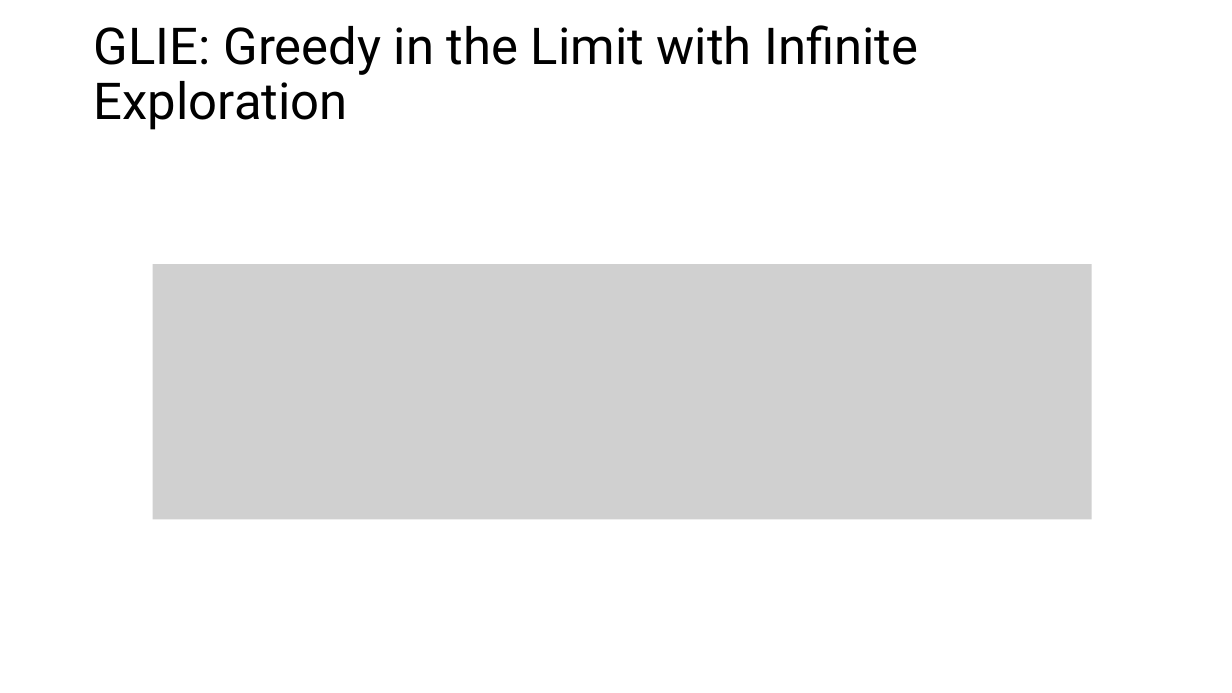
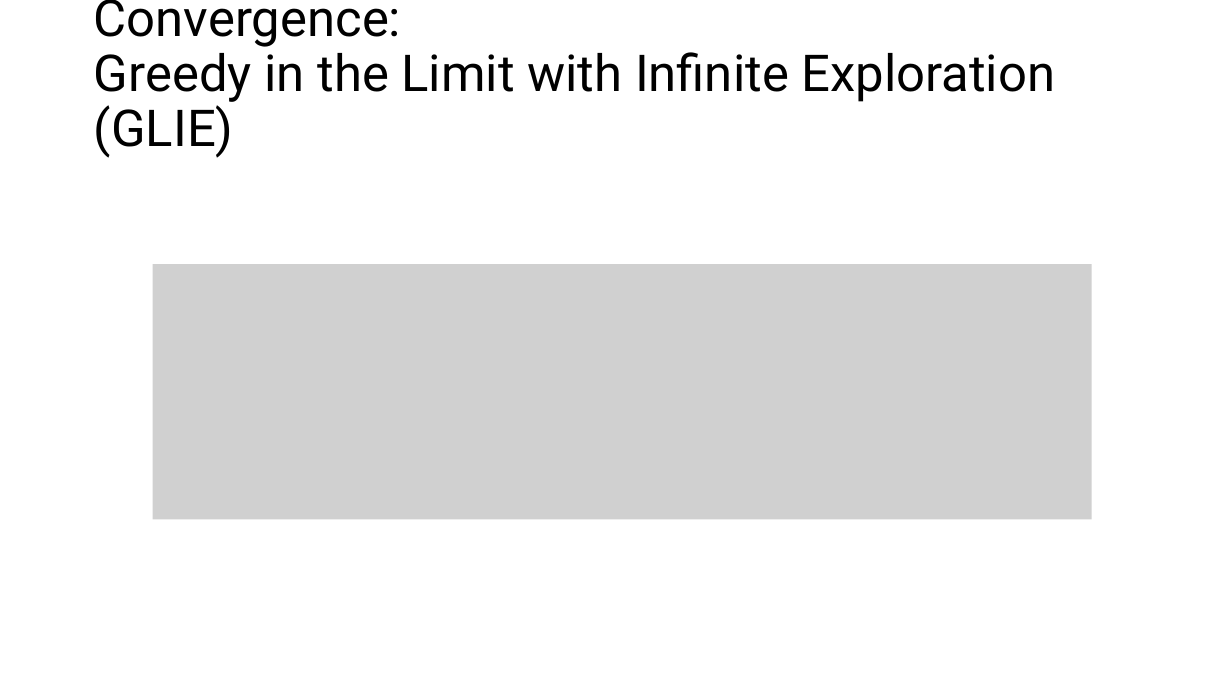
Before and after one commit to mhahsler/Introduction_to_Reinforcement_Learning, a slide deck: slide 19 of slides/Lecture_Chapter05.pptx. Drawn at 1232x693 pixels with LibreOffice and Linux fonts; fonts in the diff are those of the drawing; grey boxes stand for pictures. Boxes give left, top, right and bottom in pixels: in the first picture for what was removed or moved away, otherwise in the second. Text is boxed around its words. In the diff, an @@ line names an element or a change of style, - is before the commit and + after.

Commit message:
small improvments for convergence.

```diff
--- a/slides/Lecture_Chapter05.pptx
+++ b/slides/Lecture_Chapter05.pptx
@@ title at <box>94,0,1056,158</box>: text changed @@
-GLIE: Greedy in the Limit with Infinite Exploration
+Convergence:
+Greedy in the Limit with Infinite Exploration (GLIE)
```
Also in this commit, not shown: 3 other slides changed, 1 slide added, 3 other files.
